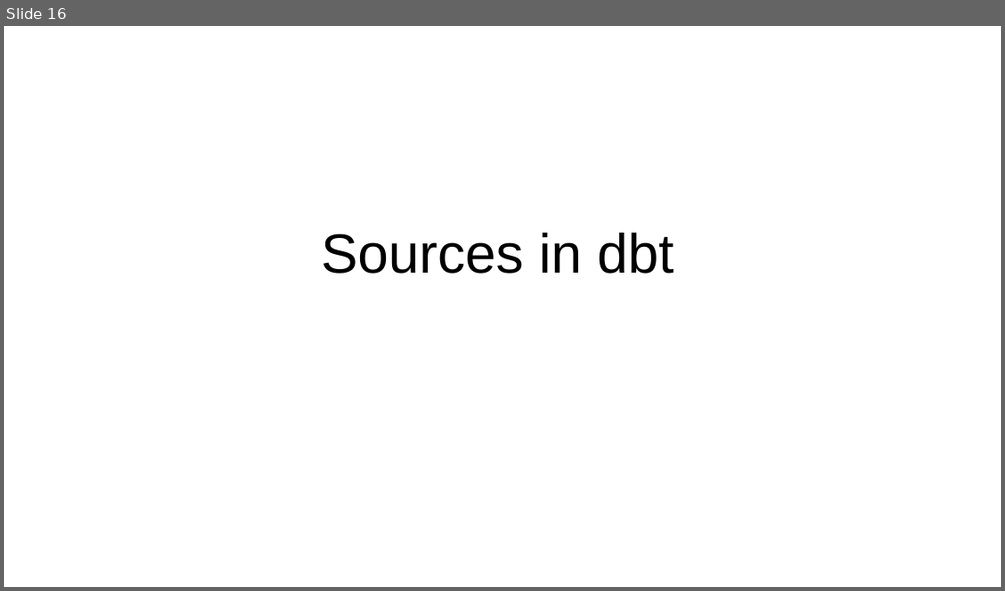
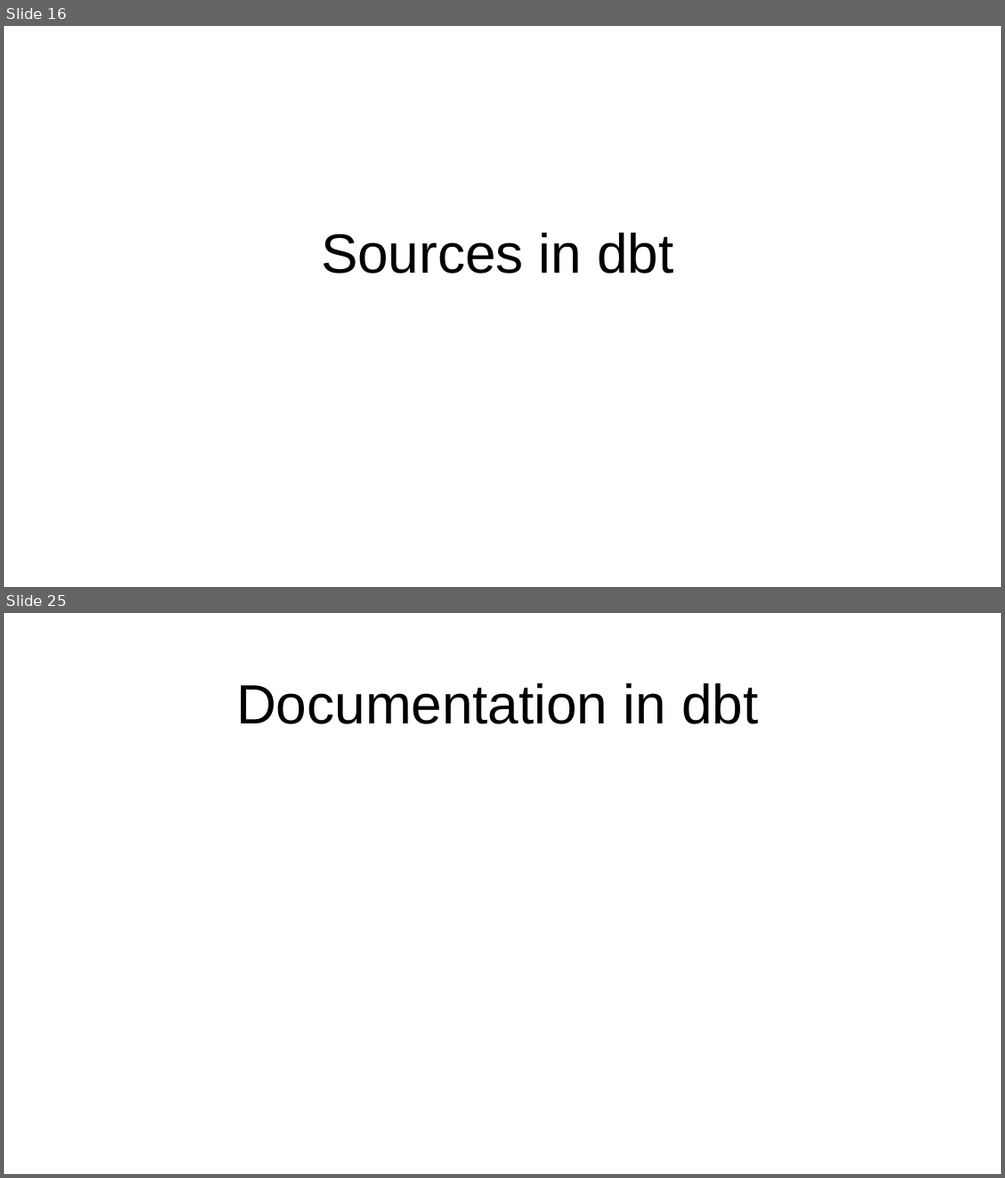
Before and after one commit to mossdet/dlp_data_eng, a slide deck: Notes/04_01_Analytics_Engineering.odp. Shown one above the other, each under a label of ours: slide 16 before the commit, slides 16 and 25 after it; the slides between them are not shown. The pictures are 1005x591 and 1005x1178 pixels, drawn with LibreOffice and Linux fonts; fonts in the diff are those of the drawing. Boxes give left, top, right and bottom in pixels: in the first picture for what was removed or moved away, otherwise in the second. Text is boxed around its words. In the diff, an @@ line names an element or a change of style, - is before the commit and + after.

```diff
--- a/Notes/04_01_Analytics_Engineering.odp
+++ b/Notes/04_01_Analytics_Engineering.odp
@@ slide 25 added at [4,613,1001,1174], background #FFFFFF @@
@@ title added at [236,683,758,724], 44 pt, text #000000 @@
+Documentation in dbt
```
Also in this commit, not shown: 12 other slides added, 1 slide removed, 1 other file.
